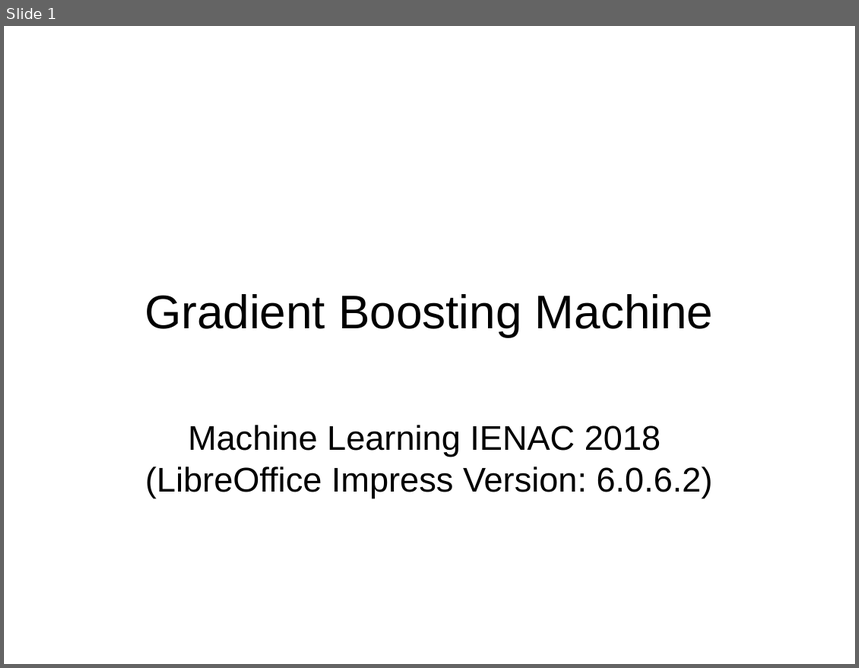
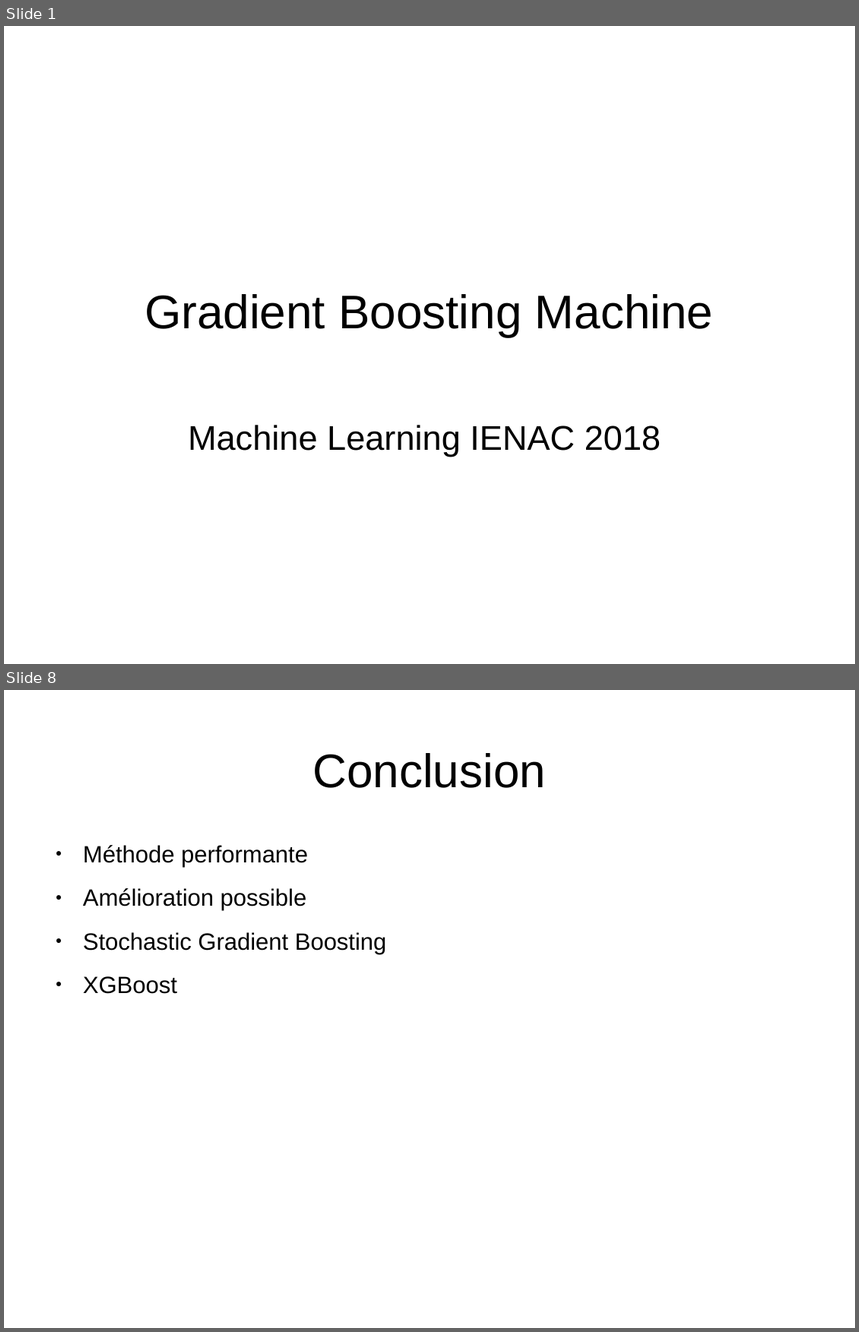
Before and after one commit to kad15/GBM, a slide deck: GBM_andreas.odp. Shown one above the other, each under a label of ours: slide 1 before the commit, slides 1 and 8 after it; the slides between them are not shown. The pictures are 859x668 and 859x1332 pixels, drawn with LibreOffice and Linux fonts; fonts in the diff are those of the drawing; background and template pictures are left out. Boxes give left, top, right and bottom in pixels: in the first picture for what was removed or moved away, otherwise in the second. Text is boxed around its words. In the diff, an @@ line names an element or a change of style, - is before the commit and + after.

```diff
--- a/GBM_andreas.odp
+++ b/GBM_andreas.odp
@@ slide 8 added at (4, 690, 855, 1328), background #FFFFFF @@
@@ title added at (313, 753, 546, 788), 44 pt, text #000000 @@
+Conclusion
@@ text added at (83, 845, 387, 994), 22 pt, text #000000 @@
+● Méthode performante
+● Amélioration possible
+● Stochastic Gradient Boosting
+● XGBoost
@@ slide 1 changed as well @@
@@ subtitle at (145, 467, 713, 498): paragraph removed @@
-(LibreOffice Impress Version: 6.0.6.2)
```
Also in this commit, not shown: 6 other slides added, 3 slides removed, 2 other files.
